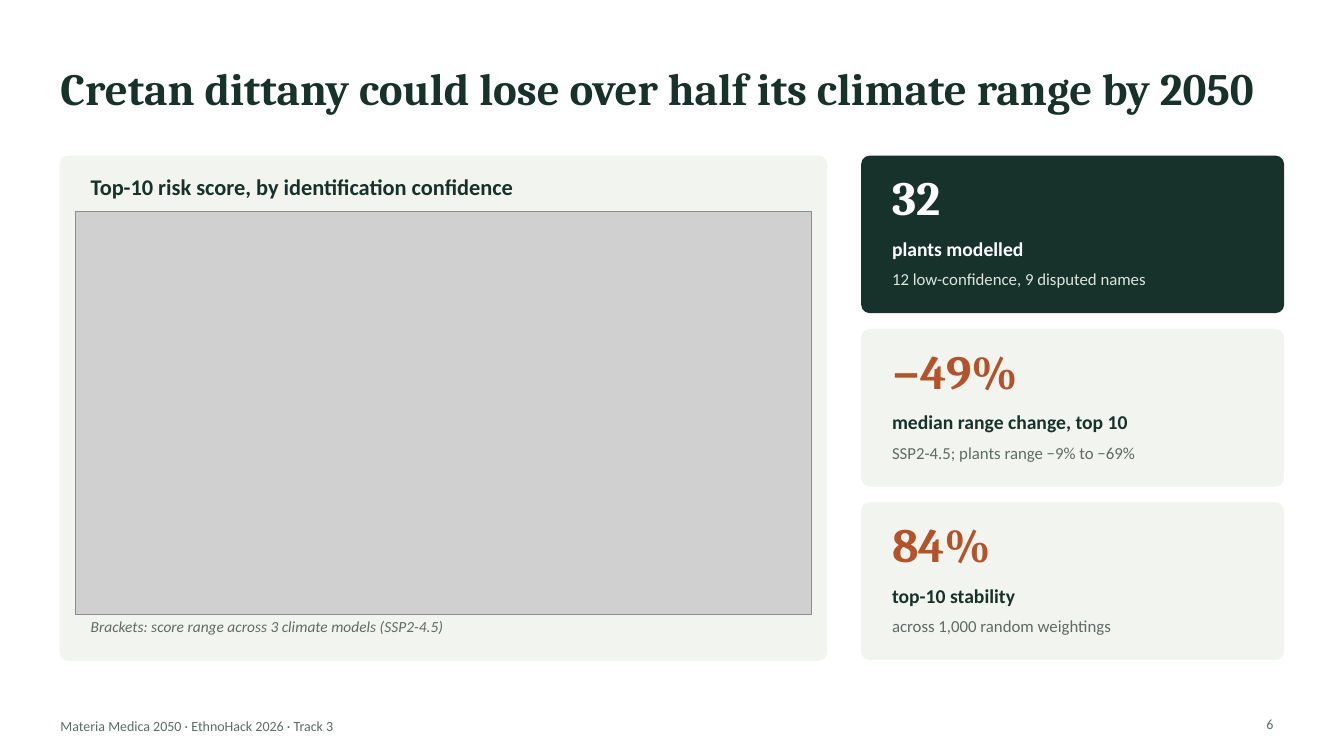
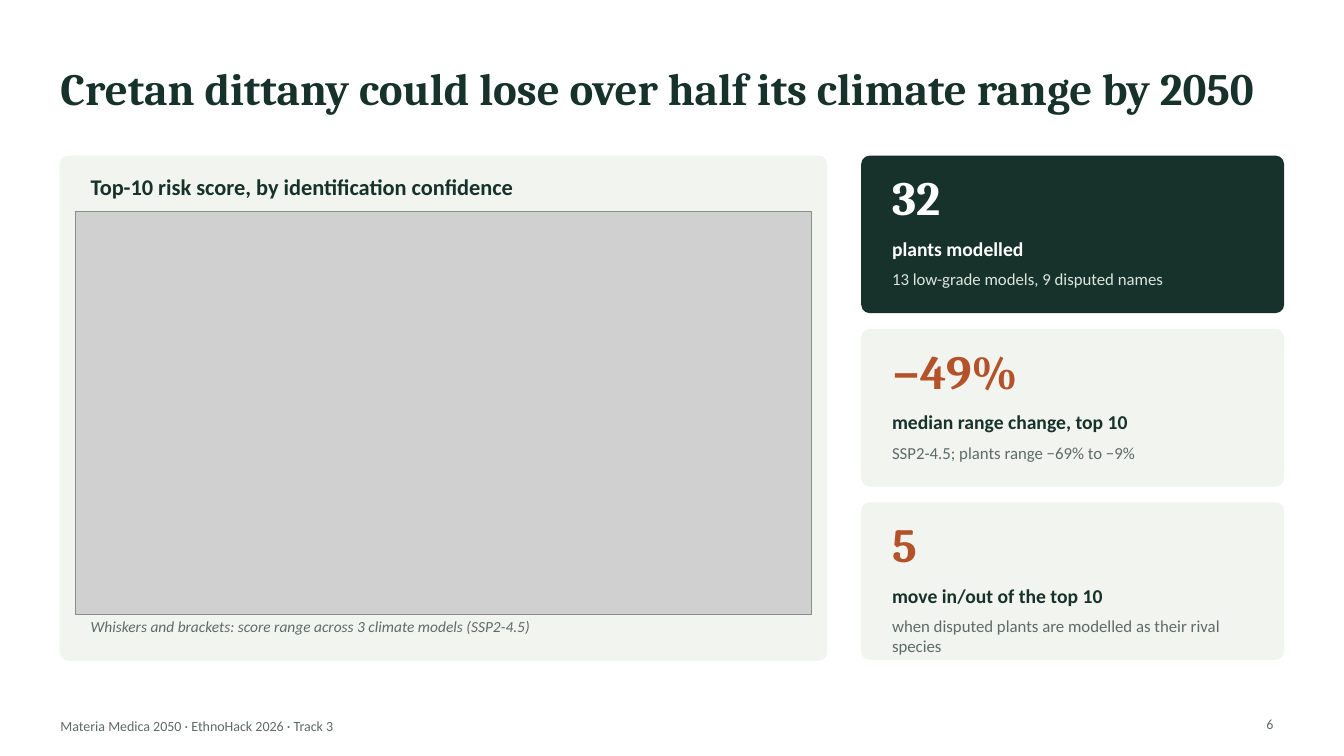
Before and after one commit to SoujanyaChatti/Materia-Medica-2050, a slide deck: slide 6 of docs/materia-medica-2050.pptx. Drawn at 1344x756 pixels with LibreOffice and Linux fonts; fonts in the diff are those of the drawing; grey boxes stand for pictures. Boxes give left, top, right and bottom in pixels: in the first picture for what was removed or moved away, otherwise in the second. Text is boxed around its words. In the diff, an @@ line names an element or a change of style, - is before the commit and + after.

```diff
--- a/docs/materia-medica-2050.pptx
+++ b/docs/materia-medica-2050.pptx
@@ text at (892, 273, 1163, 288): text changed @@
-12 low-confidence, 9 disputed names
+13 low-grade models, 9 disputed names
@@ text at (892, 447, 1135, 462): text changed @@
-SSP2-4.5; plants range −9% to −69%
+SSP2-4.5; plants range −69% to −9%
@@ text at (892, 530, 917, 563): text changed @@
-84%
+5
@@ text at (892, 589, 1103, 606): text changed @@
-top-10 stability
+move in/out of the top 10
@@ text at (91, 621, 529, 635): text changed @@
-Brackets: score range across 3 climate models (SSP2-4.5)
+Whiskers and brackets: score range across 3 climate models (SSP2-4.5)
@@ text at (892, 620, 1220, 655): text changed @@
-across 1,000 random weightings
+when disputed plants are modelled as their rival species
```
Also in this commit, not shown: 9 other slides changed, 7 other files.
